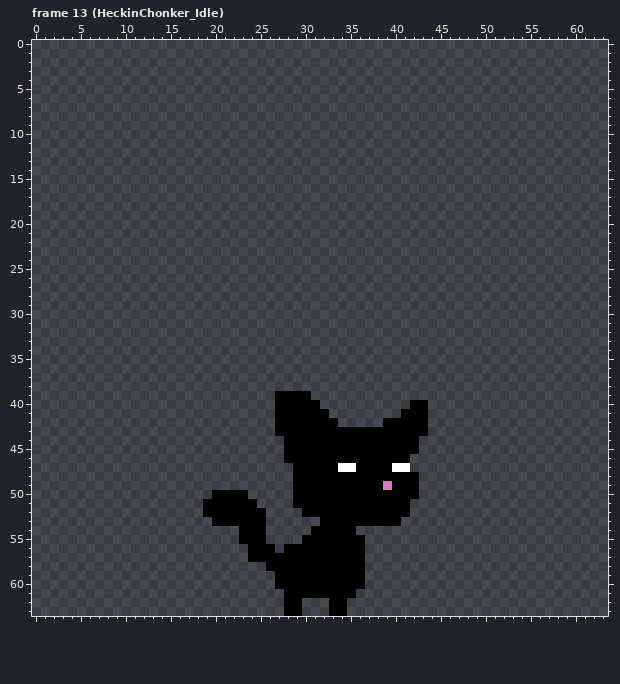
Edited in one commit: pixel-art file (Sprites/PlayerCat/PlayerCat.aseprite). That is the earlier state.
64x64 pixels, 42 frames. Shown: frame 13 (HeckinChonker_Idle). The commit also changed other frames, which this record leaves out.
Once edited:
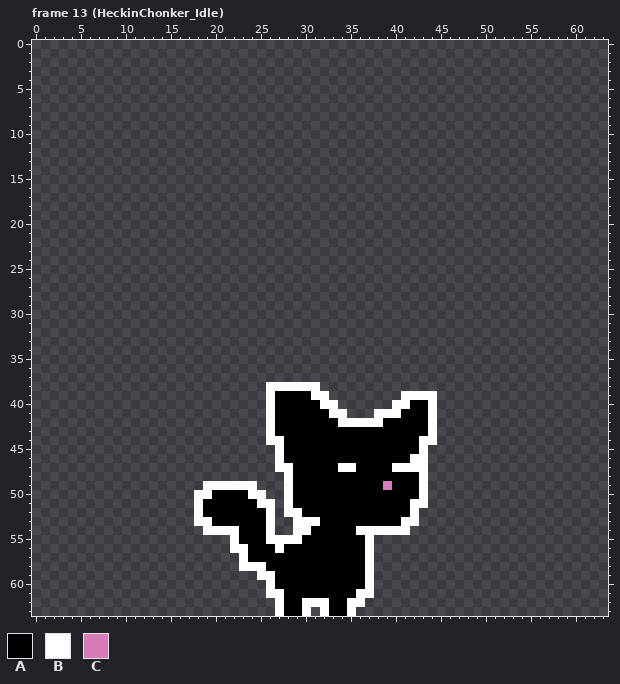
Palette (. is transparent): A #000000  B #ffffff  C #d77bba
Changes in this commit:
--- frame 13 (HeckinChonker_Idle)
@@ x 16..46 @@
 37 ...............................
-38 ...............................
-39 ...........AAAA................
-40 ...........AAAAA..........AA...
-41 ...........AAAAAA........AAA...
-42 ...........AAAAAAA.....AAAAA...
-43 ...........AAAAAAAAAAAAAAAAA...
-44 ............AAAAAAAAAAAAAAA....
-45 ............AAAAAAAAAAAAAAA....
-46 ............AAAAAAAAAAAAAA.....
-47 .............AAAAABBAAAABB.....
-48 .............AAAAAAAAAAAAAA....
-49 .............AAAAAAAAAACAAA....
-50 ....AAAA.....AAAAAAAAAAAAAA....
-51 ...AAAAAA....AAAAAAAAAAAAA.....
-52 ...AAAAAAA....AAAAAAAAAAAA.....
-53 ....AAAAAA......AAAAAAAAA......
-54 .......AAA.....AAAAA...........
-55 .......AAA....AAAAAAA..........
-56 ........AAA.AAAAAAAAA..........
-57 ........AAAAAAAAAAAAA..........
-58 ..........AAAAAAAAAAA..........
-59 ...........AAAAAAAAAA..........
-60 ...........AAAAAAAAAA..........
-61 ............AAAAAAAA...........
-62 ............AA...AA............
-63 ............AA...AA............
+38 ..........BBBBBB...............
+39 ..........BAAAABB........BBBB..
+40 ..........BAAAAABB......BBAAB..
+41 ..........BAAAAAABB...BBBAAAB..
+42 ..........BAAAAAAABBBBBAAAAAB..
+43 ..........BAAAAAAAAAAAAAAAAAB..
+44 ..........BBAAAAAAAAAAAAAAABB..
+45 ...........BAAAAAAAAAAAAAAAB...
+46 ...........BAAAAAAAAAAAAAABB...
+47 ...........BBAAAAABBAAAABBBB...
+48 ............BAAAAAAAAAAAAAAB...
+49 ...BBBBBB...BAAAAAAAAAACAAAB...
+50 ..BBAAAABB..BAAAAAAAAAAAAAAB...
+51 ..BAAAAAABB.BAAAAAAAAAAAAABB...
+52 ..BAAAAAAAB.BBAAAAAAAAAAAAB....
+53 ..BBAAAAAAB..BBBAAAAAAAAABB....
+54 ...BBBBAAAB..BBAAAAABBBBBB.....
+55 ......BAAABBBBAAAAAAAB.........
+56 ......BBAAABAAAAAAAAAB.........
+57 .......BAAAAAAAAAAAAAB.........
+58 .......BBBAAAAAAAAAAAB.........
+59 .........BBAAAAAAAAAAB.........
+60 ..........BAAAAAAAAAAB.........
+61 ..........BBAAAAAAAABB.........
+62 ...........BAABBBAABB..........
+63 ...........BAAB.BAAB...........
